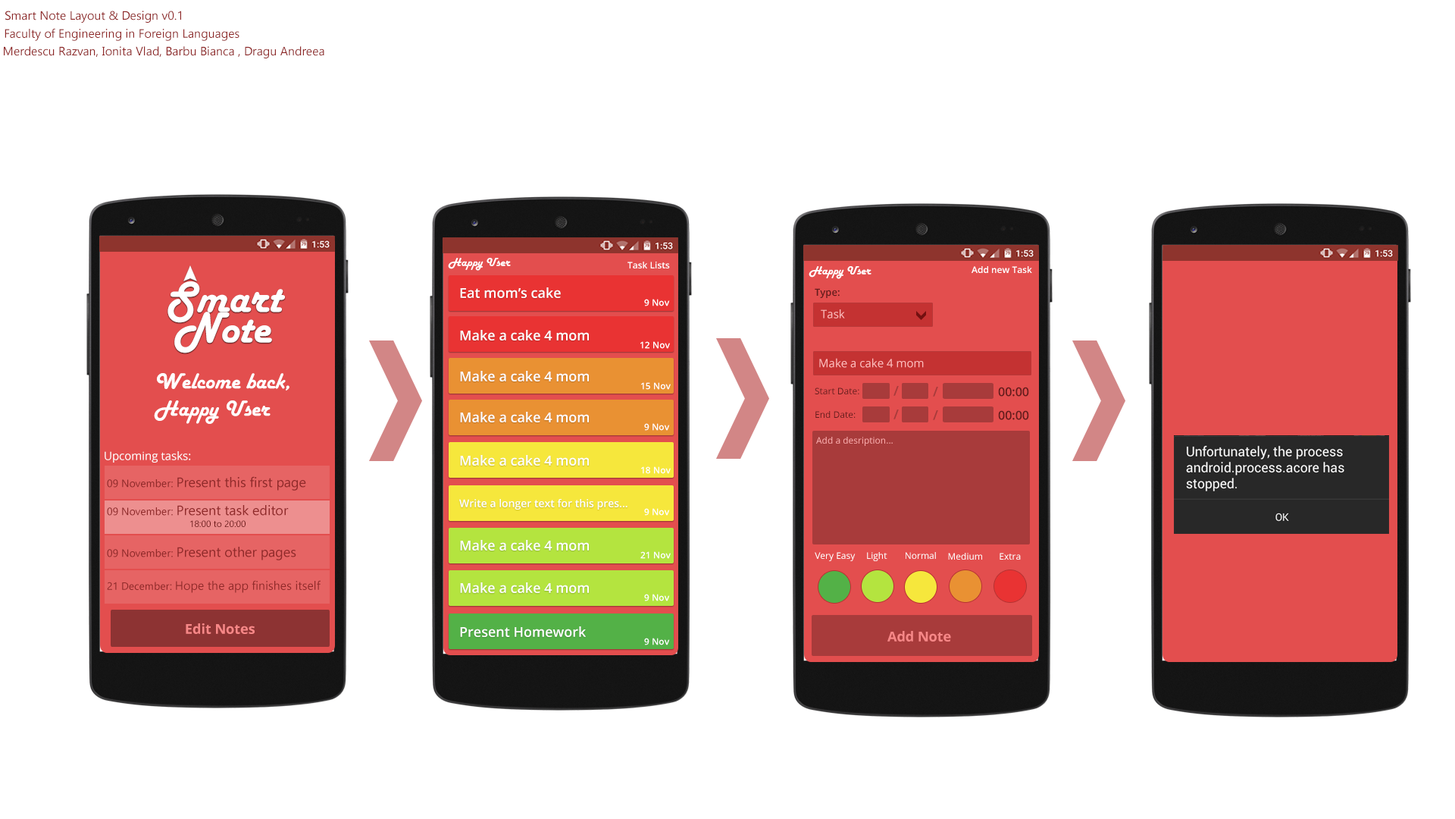
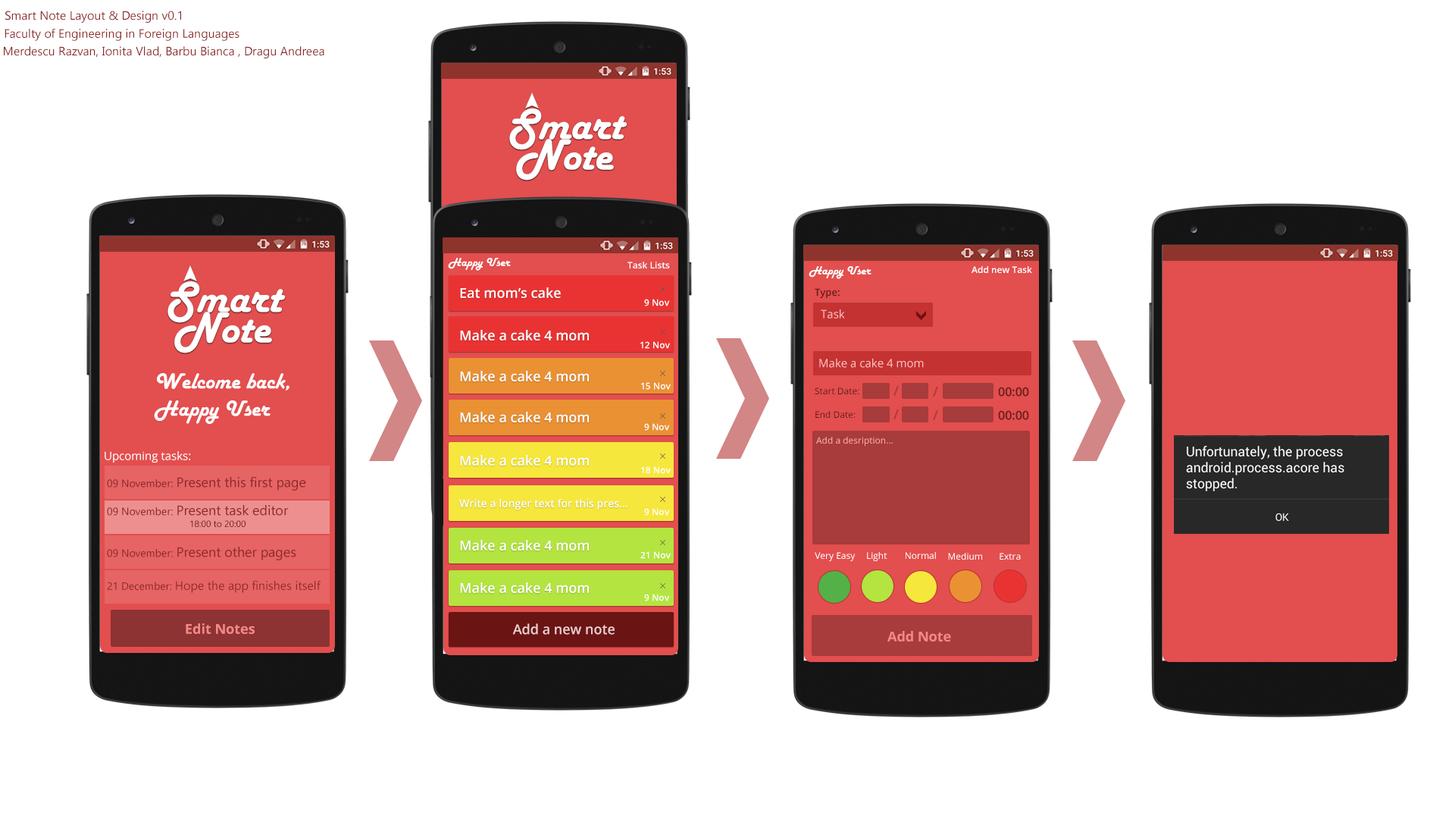
Revision of a layered 1455 x 819 image; what changed, layer by layer:
removed layer "9 Nov copy 8" from group "Welcome Page copy 2" over [644, 637, 671, 646]
added layer "Shape 1 copy 8" in group "Welcome Page copy 2" over [660, 286, 666, 292]
added layer "Shape 1 copy 7" in group "Welcome Page copy 2" over [660, 328, 666, 335]
added layer "Shape 1 copy 6" in group "Welcome Page copy 2" over [660, 370, 666, 376]
added layer "Shape 1 copy 5" in group "Welcome Page copy 2" over [660, 413, 666, 419]
added layer "Shape 1 copy 4" in group "Welcome Page copy 2" over [660, 453, 666, 459]
added layer "Shape 1 copy 3" in group "Welcome Page copy 2" over [660, 496, 666, 502]
added layer "Shape 1 copy 2" in group "Welcome Page copy 2" over [660, 539, 666, 545]
added layer "Shape 1 copy" in group "Welcome Page copy 2" over [660, 582, 666, 589]
renamed "Present Homework" to "Add a new note", painted on it over [460, 623, 615, 637]
added layer "Rounded Rectangle 5" in group "Welcome Page copy 2" over [448, 611, 674, 647]
removed layer "Rounded Rectangle 4 copy 4" from group "Welcome Page copy 2" over [448, 613, 674, 649]
added group "Welcome Page" (1st of 2) with 13 layers above "Welcome Page" over [428, 21, 691, 527]
added layer "Welcome to NoteSmart, the marketing team should find so" in group "Welcome Page" over [660, 286, 666, 292]
added layer "Rounded Rectangle 1 copy 2" in group "Welcome Page" over [660, 413, 666, 419]
added layer "Layer 17" in group "Welcome Page" over [441, 62, 677, 79]
added layer "Layer 16" in group "Welcome Page" over [525, 92, 539, 109]
added layer "Note" (1st of 2, in "Welcome Page") in group "Welcome Page" over [516, 138, 614, 181]
added layer "Smart" (1st of 2, in "Welcome Page") in group "Welcome Page" over [509, 108, 627, 151]
added layer "Layer 15" in group "Welcome Page" over [441, 62, 677, 480]
added layer "Layer 14" in group "Welcome Page" over [428, 21, 691, 527]
…and 2 more changes (2 added)
